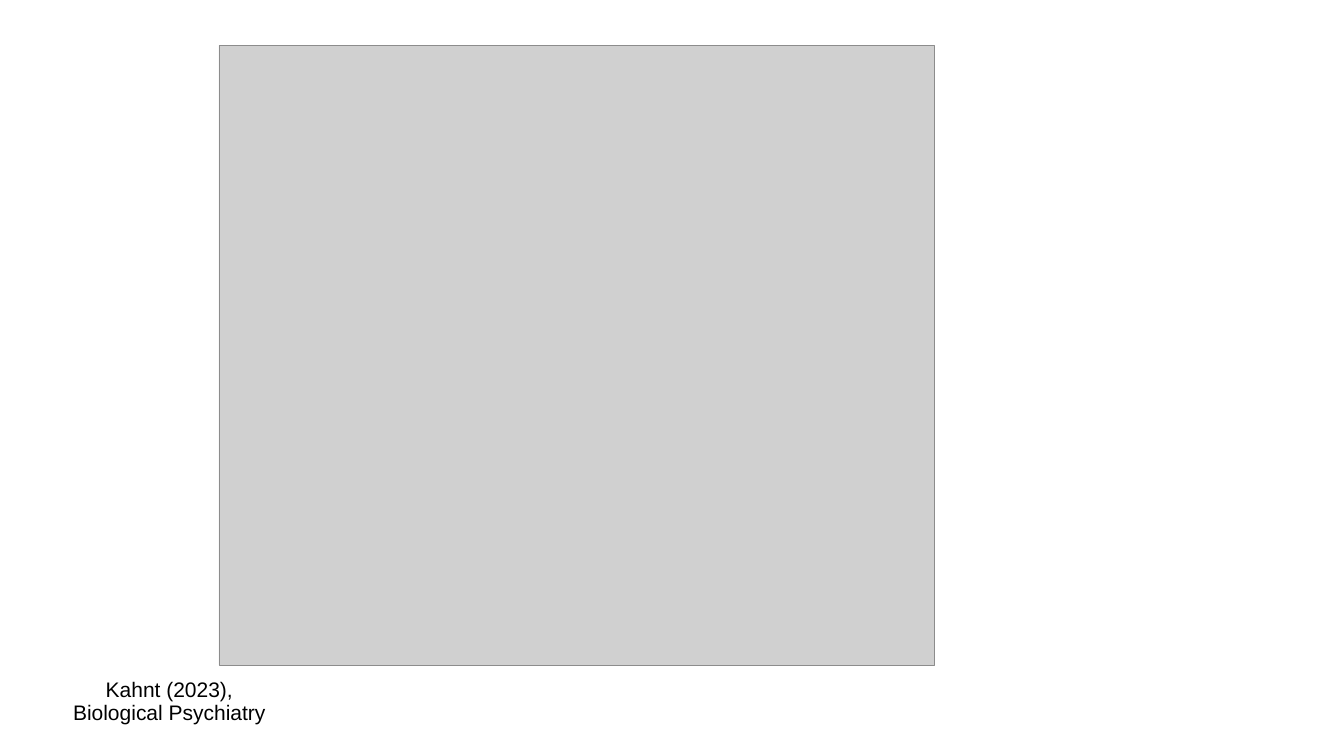
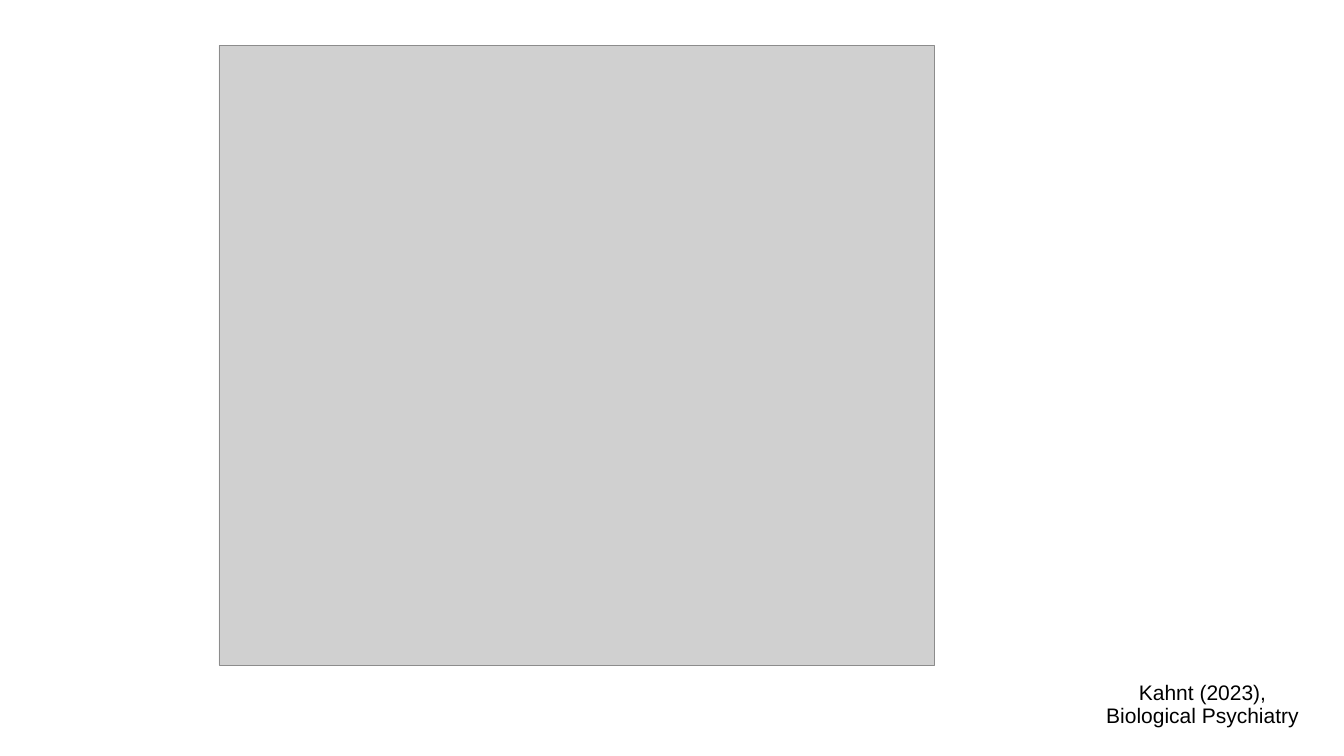
Before and after one commit to QingfangLiu/project-spcd, a slide deck: slide 3 of docs/Progress_branch_meeting.pptx. Drawn at 1344x756 pixels with LibreOffice and Linux fonts; fonts in the diff are those of the drawing; grey boxes stand for pictures. Boxes give left, top, right and bottom in pixels: in the first picture for what was removed or moved away, otherwise in the second. Text is boxed around its words. In the diff, an @@ line names an element or a change of style, - is before the commit and + after.

```diff
--- a/docs/Progress_branch_meeting.pptx
+++ b/docs/Progress_branch_meeting.pptx
@@ text "Kahnt (2023),": place and size @@
-text "Kahnt (2023)," at (73, 681, 266, 724)
+text "Kahnt (2023)," at (1106, 684, 1299, 727)
```
Also in this commit, not shown: 15 other slides changed, 1 slide added, 1 slide removed, 2 other files.
